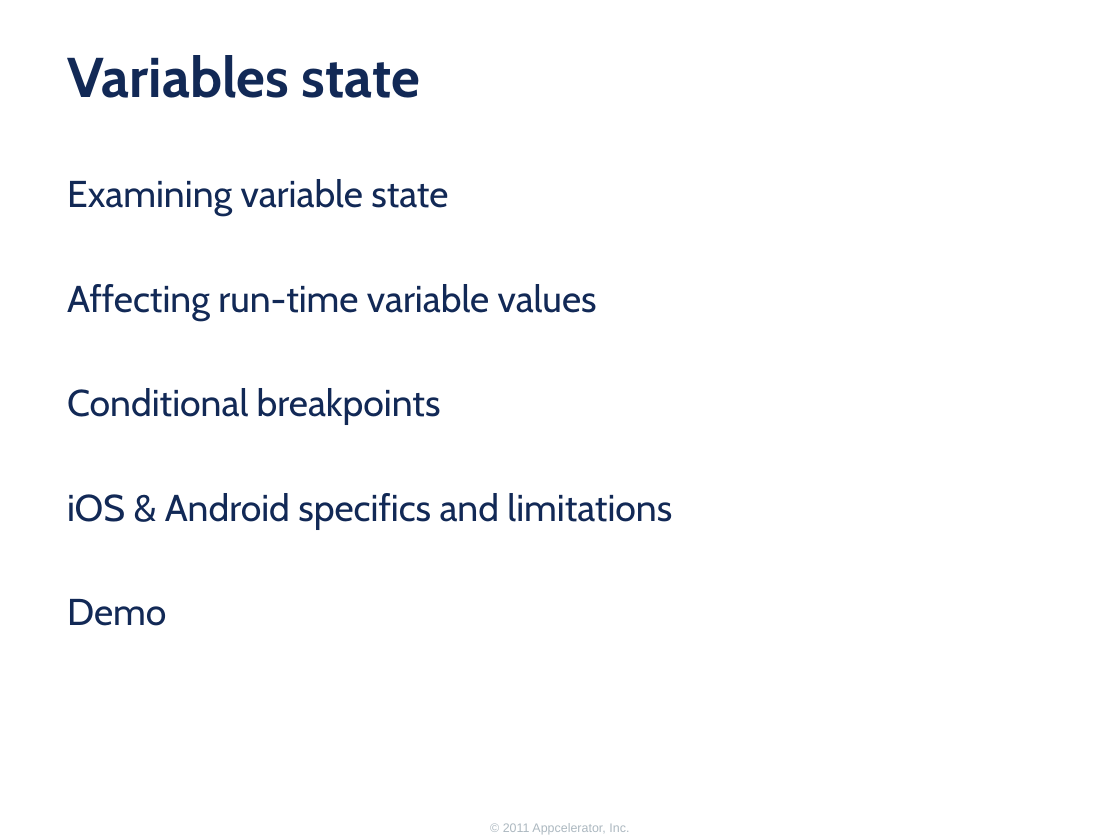
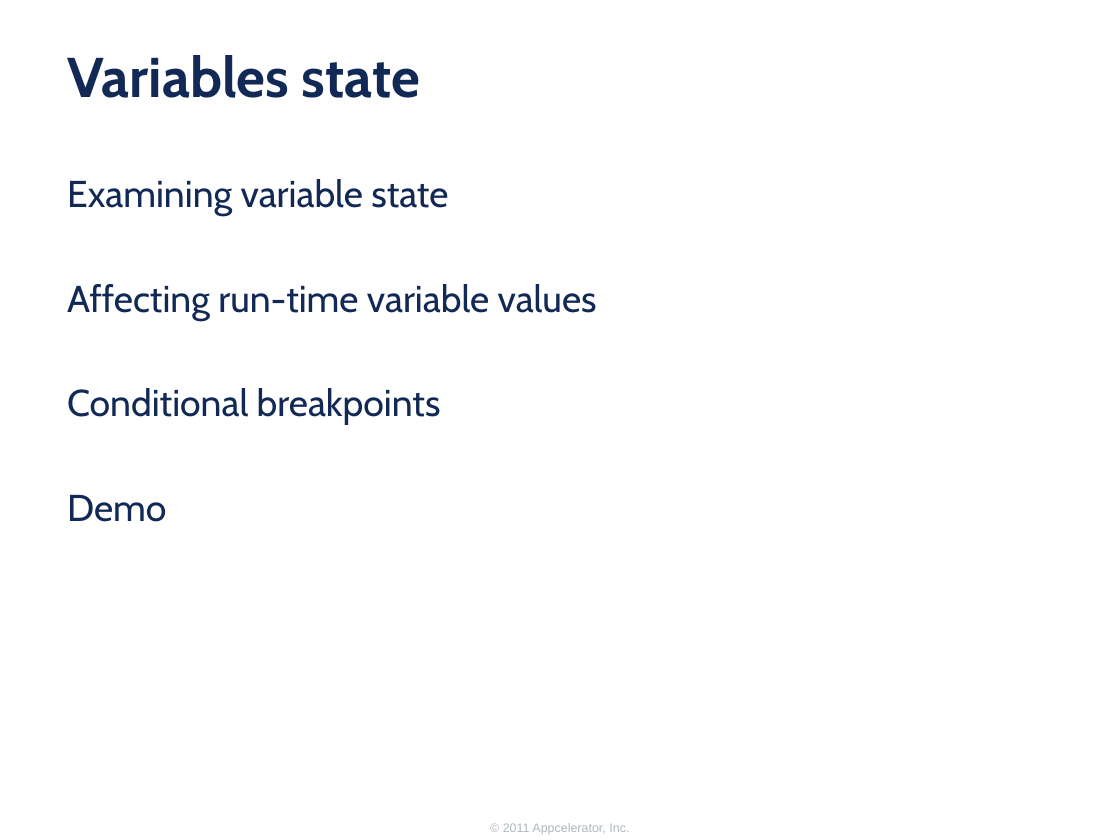
Before and after one commit to appcelerator-forks/appcelerator-training.tcmd_certification, a slide deck: slide 14 of 300/300.pptx. Drawn at 1120x840 pixels with LibreOffice and Linux fonts; fonts in the diff are those of the drawing; background and template pictures are left out. Boxes give left, top, right and bottom in pixels: in the first picture for what was removed or moved away, otherwise in the second. Text is boxed around its words. In the diff, an @@ line names an element or a change of style, - is before the commit and + after.

```diff
--- a/300/300.pptx
+++ b/300/300.pptx
@@ text at [67,493,672,529]: paragraph removed @@
-iOS & Android specifics and limitations
```
Also in this commit, not shown: 4 other slides changed.
